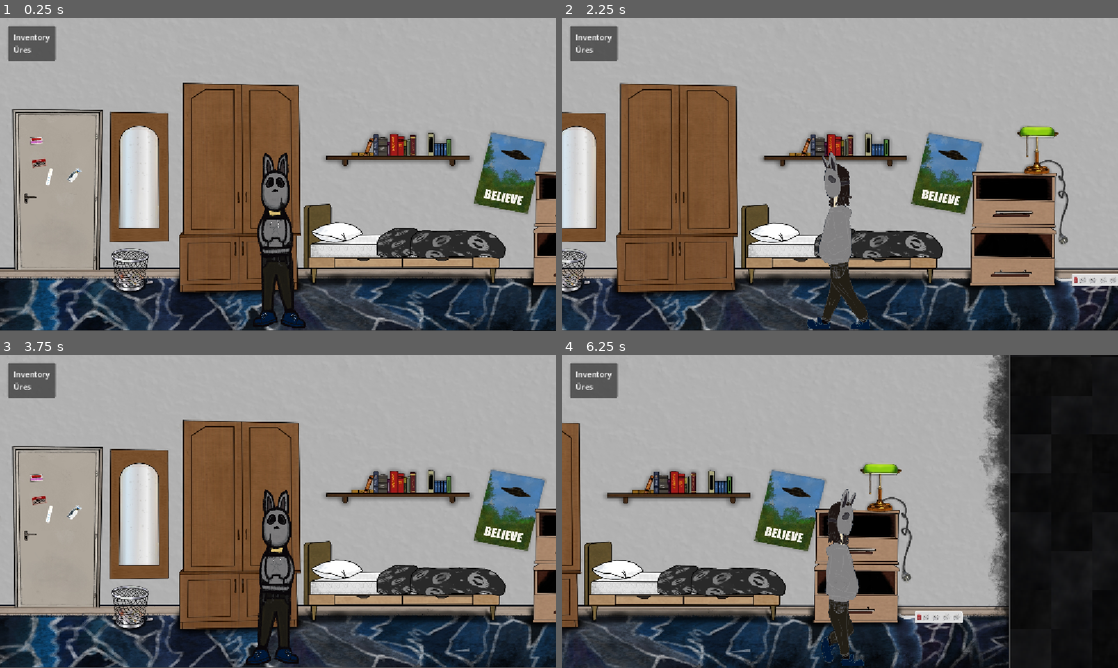
Above: before the commit, frames 1-4 (two rows, left to right).
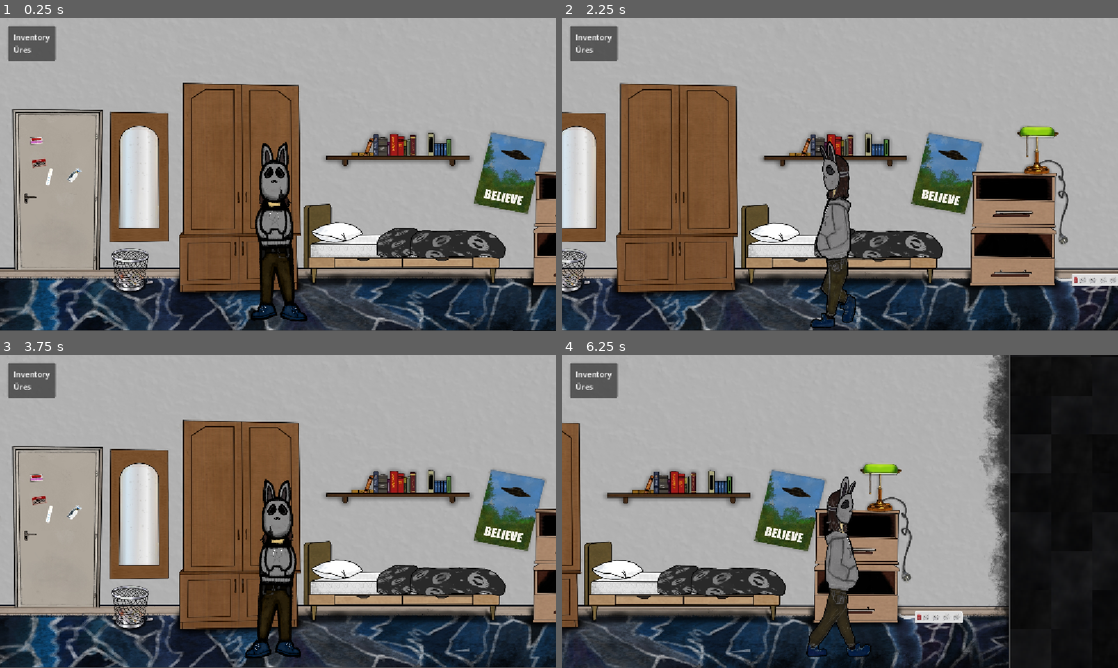
Above: after the commit, the same moments.

Repository: MotherFCKR54/The-Game
Game: Godot game, scene res://scenes/game.tscn
Two runs of this game, one before a commit and one after it. Both use one fixed random seed, a clock stepped at 60 frames per second and the inputs below. This scene is started directly instead of the project's main scene.
Inputs (mouse positions are in pixels of both pictures, inside the frame that each line leads up to):
- Up to frame 1 (0.25 s): no input
- Up to frame 2 (2.25 s): tap Enter at 0.5 s; move the mouse to (962, 158) at 0.52 s; hold D (Move_right) 0.53-1.25 s; click (962, 158) at 0.67 s; drag from (962, 212) to (812, 237) at 1.27 s; tap Space at 2 s; move the mouse to (895, 105) at 2.02 s; hold A (Move_left) from 2.03 s (still down)
- Up to frame 3 (3.75 s): release A (Move_left) at 2.75 s; drag from (250, 574) to (111, 464) at 2.77 s; click (55, 389) at 3.5 s
- Up to frame 4 (6.25 s): tap Enter at 4.25 s; move the mouse to (1006, 558) at 4.27 s; hold D (Move_right) 4.28-5 s; drag from (673, 464) to (962, 549) at 5.02 s; tap Space at 5.75 s; move the mouse to (867, 511) at 5.77 s; hold D (Move_right) from 5.78 s (still down); click (867, 511) at 5.92 s

The runs differ from the first frame. In frame 1, 2.0% of the frame differs, in the area x 45-56%, y 39-100%; in frame 2, 1.8%; in frame 3, 1.9%; in frame 4, 2.0%.

Commit message:
karakter fix

Diff:
--- a/the-game/scenes/character_body.tscn
+++ b/the-game/scenes/character_body.tscn
@@ -1,30 +1,26 @@
 [gd_scene format=3 uid="uid://dm7fwtfixehce"]
 
 [ext_resource type="Script" uid="uid://befc8otg7ud5t" path="res://scenes/player_controller.gd" id="1_i11my"]
-[ext_resource type="Texture2D" uid="uid://cg66uh1xuhbcs" path="res://pictures/karaktermozgas 1.png" id="2_mjjwi"]
-[ext_resource type="Texture2D" uid="uid://bsnu8i18u0dmm" path="res://pictures/karaktermozgas 2.png" id="3_1ayv3"]
-[ext_resource type="Texture2D" uid="uid://fg50tgsva8b2" path="res://pictures/karaktermozgas 3.png" id="4_50vcb"]
-[ext_resource type="Texture2D" uid="uid://o27u0twt3bcr" path="res://pictures/karaktermozgas 4.png" id="5_0lwv4"]
-[ext_resource type="Texture2D" uid="uid://by8dckwc1tn18" path="res://pictures/karaktermozgas 5.png" id="6_3yj77"]
-[ext_resource type="Texture2D" uid="uid://ewthytlmfphl" path="res://pictures/stand.png" id="7_0vmov"]
+[ext_resource type="Texture2D" uid="uid://d2t1fs7faspes" path="res://pictures/J-1.png" id="2_py4k7"]
+[ext_resource type="Texture2D" uid="uid://m4m3c63j6c3e" path="res://pictures/J-2.png" id="3_0vmov"]
+[ext_resource type="Texture2D" uid="uid://oyturwd3ylyd" path="res://pictures/J-3.png" id="4_ovmxs"]
+[ext_resource type="Texture2D" uid="uid://844n68ig4qom" path="res://pictures/J-4.png" id="5_68puh"]
+[ext_resource type="Texture2D" uid="uid://7yclku8svscd" path="res://pictures/karakterkozeprol.png" id="6_py4k7"]
 
 [sub_resource type="SpriteFrames" id="SpriteFrames_ewy4g"]
 animations = [{
 "frames": [{
-"duration": 0.51,
-"texture": ExtResource("3_1ayv3")
+"duration": 0.7,
+"texture": ExtResource("2_py4k7")
 }, {
-"duration": 0.51,
-"texture": ExtResource("2_mjjwi")
+"duration": 0.7,
+"texture": ExtResource("3_0vmov")
 }, {
-"duration": 0.51,
-"texture": ExtResource("4_50vcb")
+"duration": 0.7,
+"texture": ExtResource("4_ovmxs")
 }, {
-"duration": 0.91,
-"texture": ExtResource("5_0lwv4")
-}, {
-"duration": 0.91,
-"texture": ExtResource("6_3yj77")
+"duration": 0.5,
+"texture": ExtResource("5_68puh")
 }],
 "loop": 1,
 "name": &"default",
@@ -32,7 +28,7 @@
 }, {
 "frames": [{
 "duration": 1.0,
-"texture": ExtResource("7_0vmov")
+"texture": ExtResource("6_py4k7")
 }],
 "loop": 1,
 "name": &"idle",
@@ -59,6 +55,7 @@
 scale = Vector2(0.0479207, 0.0273332)
 sprite_frames = SubResource("SpriteFrames_ewy4g")
 animation = &"idle"
+frame_progress = 0.84595793
 
 [node name="CollisionShape2D" type="CollisionShape2D" parent="." unique_id=1142029537]
 position = Vector2(-2.4179637, -20.861155)
Not shown, added: the-game/pictures/B-3.png.import
Not shown, added: the-game/pictures/B-4.png.import
Not shown, added: the-game/pictures/J-1.png.import
Not shown, added: the-game/pictures/J-2.png.import
Not shown, added: the-game/pictures/J-3.png.import
Not shown, added: the-game/pictures/J-4.png.import
Not shown, added: the-game/pictures/b-1.png.import
Not shown, added: the-game/pictures/b-2.png.import
Not shown, added: the-game/pictures/karakterkozeprol.png.import
